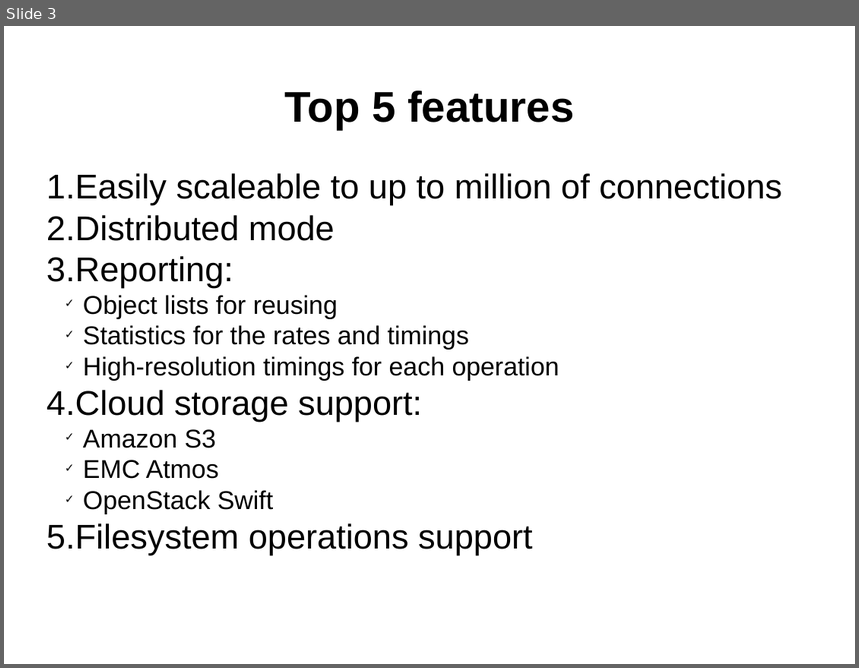
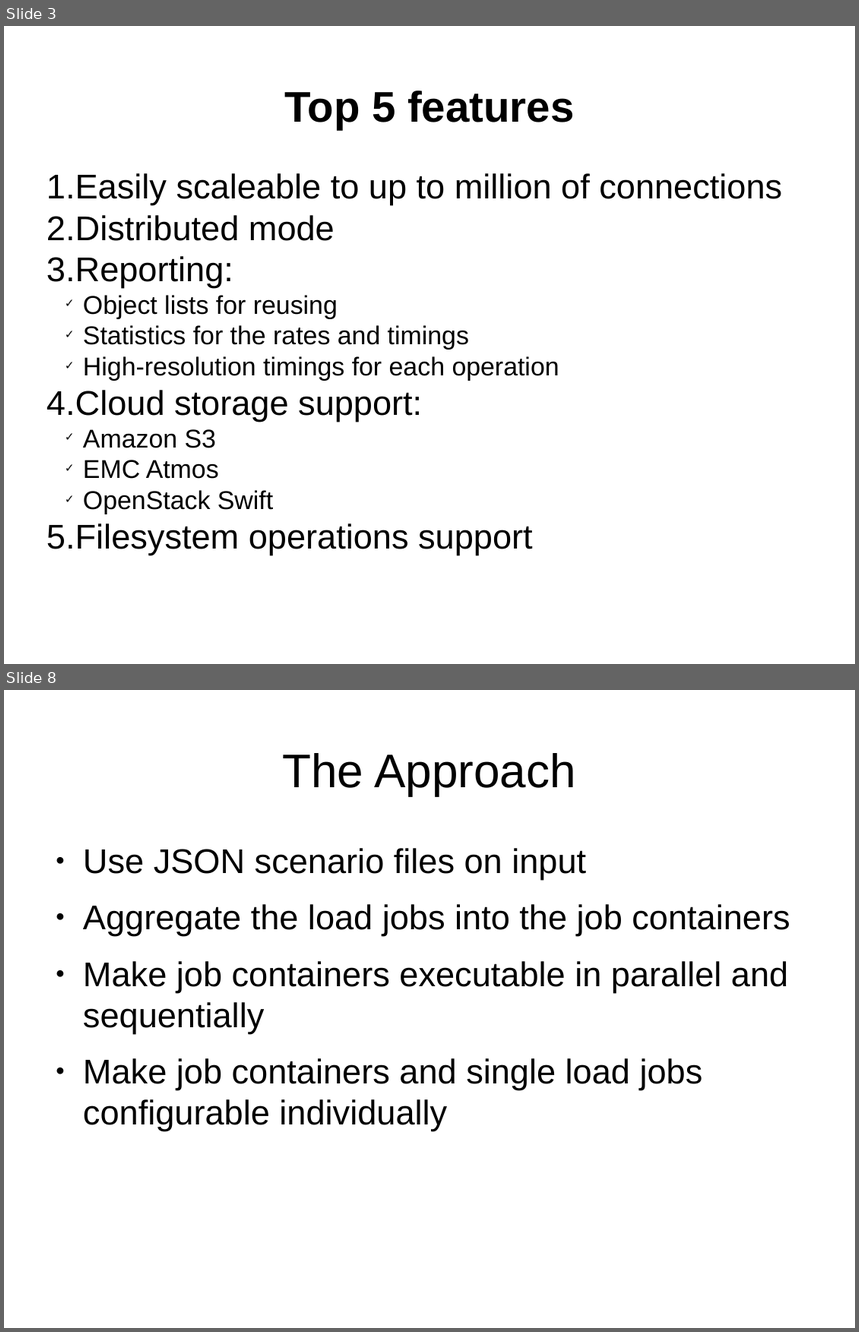
Before and after one commit to emc-mongoose/mongoose, a slide deck: doc/mongoosev2.odp. Shown one above the other, each under a label of ours: slide 3 before the commit, slides 3 and 8 after it; the slides between them are not shown. The pictures are 859x668 and 859x1332 pixels, drawn with LibreOffice and Linux fonts; fonts in the diff are those of the drawing. Boxes give left, top, right and bottom in pixels: in the first picture for what was removed or moved away, otherwise in the second. Text is boxed around its words. In the diff, an @@ line names an element or a change of style, - is before the commit and + after.

```diff
--- a/doc/mongoosev2.odp
+++ b/doc/mongoosev2.odp
@@ slide 8 added at (x1=4, y1=690, x2=855, y2=1328), background #FFFFFF @@
@@ title added at (x1=282, y1=753, x2=576, y2=796), 44 pt, text #000000 @@
+The Approach
@@ text added at (x1=83, y1=848, x2=790, y2=1132), 32 pt, text #000000 @@
+● Use JSON scenario files on input
+● Aggregate the load jobs into the job containers
+● Make job containers executable in parallel and sequentially
+● Make job containers and single load jobs configurable individually
```
Also in this commit, not shown: 3 slides changed, 14 other slides added, 1 slide removed.
